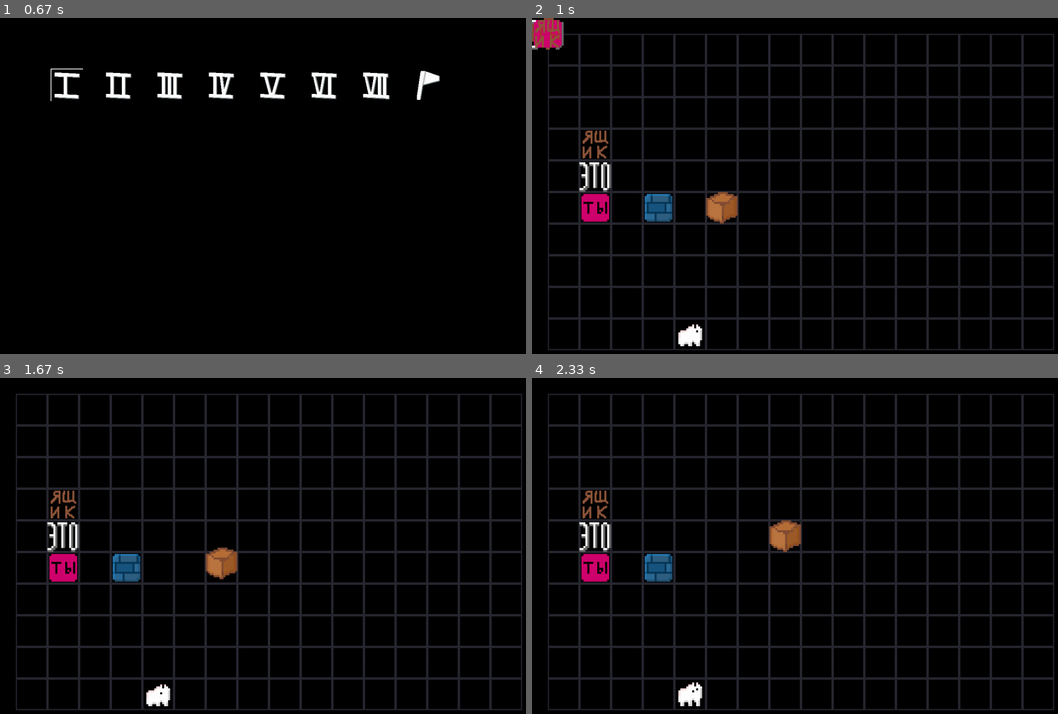
Above: before the commit, frames 1-4 (two rows, left to right).
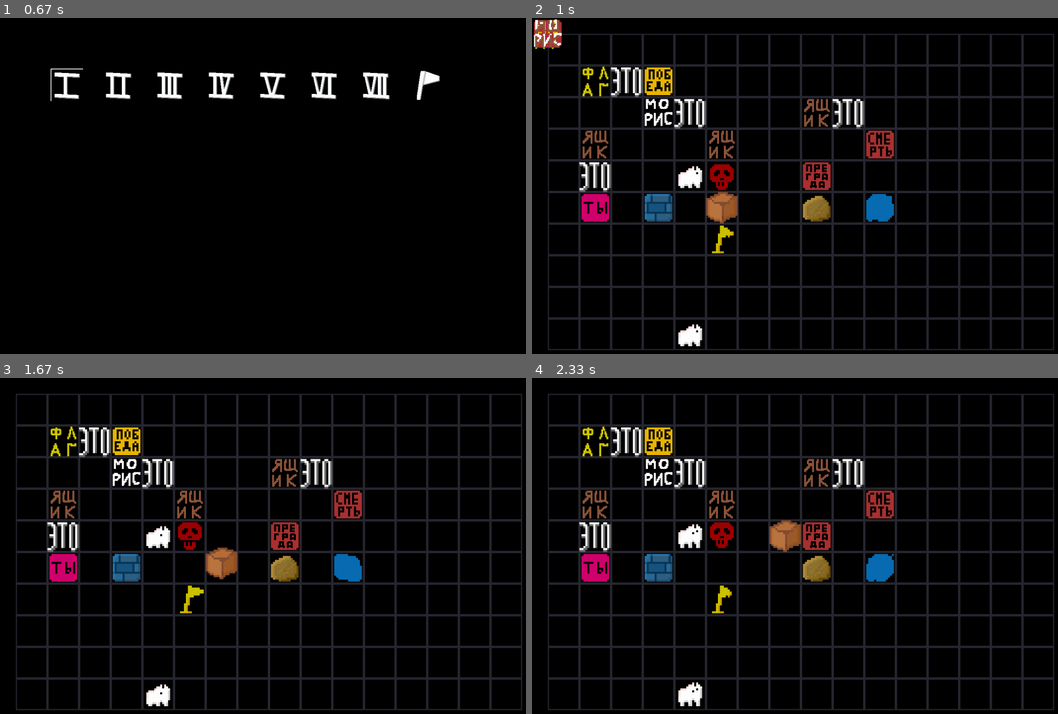
Above: after the commit, the same moments.

Repository: DIVERSIUMx/pygame-project
Game: pygame game, started from main.py
The game is run twice, just before and just after one commit, with the same random seed, the same clock (stepped at 60 frames per second) and the same inputs.
Inputs:
- Up to frame 1 (0.67 s): tap Enter at 0.33 s
- Up to frame 2 (1 s): tap Enter at 0.67 s
- Up to frame 3 (1.67 s): hold D 1.13-1.6 s; hold W from 1.63 s (still down)
- Up to frame 4 (2.33 s): release W at 1.93 s; hold D from 1.97 s (still down)

Frame 1 is identical in both runs. In frame 2, 4.4% of the frame differs, in the area x 0-69%, y 0-71%; in frame 3, 4.1%; in frame 4, 4.1%.

Commit message:
some coments and board.clear fix

Diff:
--- a/items.py
+++ b/items.py
@@ -1,6 +1,6 @@
 import pygame
 from sprites import ItemSprite, load_image
-from tric import Item, Rule, MainBoard
+from tric import Item, MainBoard
 
 
 class MegaItems(Item):  # Класс, к которому принадлежат все элементы
@@ -63,49 +63,43 @@
     sprite = ItemSprite("moris", load_image("moris.png"), 8)
     name = "Moris"
     color = (50, 250, 255)
-    rule = Rule()
 
 
 class Box(MegaItems):
     sprite = ItemSprite("box", load_image("box.png"))
     name = "Box"
     color = (150, 150, 0)
-    rule = Rule()
 
 
 class Wall(MegaItems):
     sprite = ItemSprite("wall", load_image("wall.png"))
     name = "Wall"
     color = (50, 50, 255)
-    rule = Rule()
 
 
 class Rock(MegaItems):
     sprite = ItemSprite("water", load_image("rock.png"))
     name = "Rock"
     color = 'orange'
-    rule = Rule()
 
 
 class Water(MegaItems):
     sprite = ItemSprite("water", load_image("water.png"), 6)
     name = "Water"
     color = (0, 0, 255)
-    rule = Rule()
 
 
 class Flag(MegaItems):
     sprite = ItemSprite("flag", load_image("flag.png"), 6)
     name = "Flag"
     color = (0, 0, 255)
-    rule = Rule()
 
 
 class Skull(MegaItems):
     sprite = ItemSprite("skull", load_image("skull.png"), 4)
     name = "Flag"
     color = (0, 0, 255)
-    rule = Rule()
+
 
 # Игровые доски
 board = MainBoard(16, 10, 80)
--- a/main.py
+++ b/main.py
@@ -117,13 +117,11 @@
 def test(self: MainBoard):
     """В эту функцию пихать все для тестов"""
     self.board[4][4] = [items.moris]
-    self.rules[items.Moris].you = True
     # self.rules[items.Moris].weak = False
 
     self.board[6][5] = [items.flag]
     self.board[4][5] = [items.skull]
     self.board[5][5] = [items.box]
-    self.rules[items.Box].set_colide_type(90)
     # self.rules[items.Box].weak = True
 
     self.board[5][8] = [items.rock]
@@ -138,15 +136,8 @@
     self.board[2][3] = [Rules_and_blocks.ActiveBlocksObject("moris", self)]
     self.board[2][4] = [Rules_and_blocks.ActiveBlocksIS(self)]
     self.board[3][5] = [Rules_and_blocks.ActiveBlocksObject("box", self)]
-    # self.rules[Rules_and_blocks.ActiveBlocksObject].set_colide_type(90)
-    self.rules[Rules_and_blocks.ActiveBlocksObject].push = True
-    # self.rules[Rules_and_blocks.ActiveBlocksIS].set_colide_type(90)
-    self.rules[Rules_and_blocks.ActiveBlocksIS].push = True
-    # self.rules[Rules_and_blocks.ActiveBlocksAction].set_colide_type(90)
-    self.rules[Rules_and_blocks.ActiveBlocksAction].push = True
     self.board[5][10] = [items.Water(self)]
     # self.rules[items.Water].silk = True
-    self.rules[items.Wall].set_colide_type(100)
     print(issubclass(items.Box(self).__class__, items.MegaItems))
     print(self.board)
 
@@ -167,7 +158,7 @@
     undo_count = 0
     running = True
     BlockSprite((0, height), width)
-    # test(board)
+    test(board)
 
     board.generate_sprites()
     end_image = pygame.Surface(screen_size)
--- a/sprites.py
+++ b/sprites.py
@@ -15,7 +15,7 @@
         return pygame.image.load(os.path.join("data", "sprite", "ohno.png"))
 
 
-class SlideSprite(pygame.sprite.Sprite):
+class SlideSprite(pygame.sprite.Sprite):  # Спрайт для плавного сдвига
     def __init__(self, image, start_pos, end_pos, time):
         super().__init__(all_sprites, end_screen_sprites)
         self.end_pos = end_pos
@@ -33,6 +33,7 @@
             self.cur_time += 1
 
 
+# Спрайт для отображения времени в формате мм:сс
 class TimeCounterSprite(pygame.sprite.Sprite):
     def __init__(self, rect: pygame.Rect):
         super().__init__(all_sprites, end_screen_sprites)
@@ -48,13 +49,11 @@
             2, "0") + ":" + str(self.value % 60).rjust(2, "0"), 1, (255, 255, 255))
 
 
-class ResultShowSprite(pygame.sprite.Sprite):
+class ResultShowSprite(pygame.sprite.Sprite):  # Спрайт отображения результата
     def __init__(self, rect: pygame.Rect, nums_count):
         super().__init__(all_sprites, end_screen_sprites)
         self.nums_count = nums_count
         self.rect = rect
-        # self.image = pygame.Surface((self.rect.width, self.rect.height))
-        # self.font_size = self.rect.width / nums_count
         self.font = pygame.font.Font(None, self.rect.width // nums_count)
         self.value = 0
         self.image = self.font.render(str(self.value).rjust(
@@ -66,7 +65,7 @@
             self.nums_count, "0"), 1, (255, 255, 255))
 
 
-class BlockSprite(pygame.sprite.Sprite):
+class BlockSprite(pygame.sprite.Sprite):  # Спрайт блокировки частиц
     def __init__(self, pos, width):
         super().__init__(all_sprites, block_sprites)
         self.image = pygame.Surface((width, 30))
@@ -75,7 +74,7 @@
         self.rect.y = pos[1]
 
 
-class ItemSprite(pygame.sprite.Sprite):
+class ItemSprite(pygame.sprite.Sprite):  # Спрайт объекта
     def __init__(self, filename, file, colums=1, rows=1):
         self.die_soon = False
         self.moving = False
@@ -118,7 +117,7 @@
     def copy(self):
         return ItemSprite(self.filename, self.im, self.colums, self.rows)
 
-    def move(self, pos):
+    def move(self, pos):  # Задаётся позиция для перемешения
         global FROZE
         self.move_stage = 0
         self.target = pos
@@ -127,20 +126,20 @@
         FROZE[0] = True
         self.moving = True
 
-    def die(self):
+    def die(self):  # Смерть, спрайт "Рассыпается"
         if self.moving:
             self.die_soon = True
         else:
             for x in range(8):
                 for y in range(8):
                     ParticleSprite(self.image.subsurface(
-                        x * 10, y * 10, 10, 10), x * 10 + self.rect.x, y * 10 + self.rect.y, random.randint(-10, 10), random.randint(-10, 10), 0.98, 180)
+                        x * 10, y * 10, 10, 10), x * 10 + self.rect.x, y * 10 + self.rect.y, random.randint(-10, 10), random.randint(-10, 10), 180)
             FROZE[0] = False
             self.kill()
 
 
-class ParticleSprite(pygame.sprite.Sprite):
-    def __init__(self, image, x, y, vecx, vecy, scale_multiplicator, live_time):
+class ParticleSprite(pygame.sprite.Sprite):  # Спрайт частици
+    def __init__(self, image, x, y, vecx, vecy, live_time):
         super().__init__(all_sprites, particle_sprites)
         self.collided = False
         self.image = image
@@ -149,15 +148,14 @@
         self.rect.y = y
         self.dx = vecx
         self.dy = vecy
-        self.scale_factor = scale_multiplicator
         self.live_time = live_time
 
     def update(self):
         self.rect = self.rect.move(self.dx, self.dy)
         if self.dy < 10:
             self.dy += 0.4
-        # self.image = pygame.transform.scale(self.image, (self.image.get_width(
-        # ) * self.scale_factor, self.image.get_height() * self.scale_factor))
+
+        # Частица может отпрыгнуть с шансом 50% если ещё не отпрагнула
         if not self.collided and pygame.sprite.spritecollideany(self, block_sprites) and self.dy > 0:
             if random.randint(0, 1):
                 self.dy = -self.dy
--- a/tric.py
+++ b/tric.py
@@ -1,34 +1,14 @@
 # На счет имени пока назвал так, потом поменяем FIXME
 import pygame
-from sprites import ItemSprite, load_image, item_sprites
-
-
-class Rule:
-    def __init__(self):
-        self.rules = []
-        self.colide_type = 0
-        self.weak = False
-        self.sink = False
-        self.you = False
-
-    def add_rule(self, rule_name: str):
-        self.rules.append(rule_name)
-
-    def set_colide_type(self, new):
-        if self.colide_type < 50:
-            self.colide_type = max(self.colide_type, new)
-        elif new > 50:
-            self.colide_type = min(self.colide_type, new)
+from sprites import ItemSprite, load_image, item_sprites, end_screen_sprites, item_sprites
 
 
 class MainBoard:
-    # (удаленные предметы, добавленные)
-    history_items: list[tuple[list, list]] = []
-
-    check_poses: list[tuple[int, int]] = []
-    move_sprites: list = []
-    intereaction: list = []
-    rules: dict[type, Rule] = dict()
+    history_items: list[tuple[list, list]] = []  # история изменений
+
+    check_poses: list[tuple[int, int]] = []  # для проверки измененных позиций
+    move_sprites: list = []  # для обозначения перемещенных спрайтов
+    intereaction: list = []  # для проверки взаимодействия с обектами правил
     sprites: dict[tuple[str, int, int], ItemSprite] = dict()
 
     def __init__(self, width: int, height: int, cell_size: int):
@@ -39,14 +19,14 @@
         self.left = cell_size // 2
 
         self.board = [[list()] * width for _ in range(height)]
-        """print(self.board)"""
-
+
+    # получение размеров экрана для корректного отображения доски
     def get_screen_size(self):
         return self.width * self.cell_size + (
             2 * self.left
         ), self.height * self.cell_size + (2 * self.top)
 
-    def render(self, surface):
+    def render(self, surface):  # ренрер самой доски
         for y, row in enumerate(self.board):
             for x, cell in enumerate(row):
                 rect = (
@@ -60,7 +40,7 @@
                 #     for item in cell:
                 #         item.render(surface, rect)
 
-    def you_go(self, event_key):
+    def you_go(self, event_key):  # Определение клавиши выбор направления движения персонажей
         you_go_delta = 0, 0
         if event_key == pygame.K_w:
             you_go_delta = 0, -1
@@ -75,7 +55,7 @@
 
         return self.move(you_go_delta)
 
-    def undo(self):
+    def undo(self):  # Отмена хода
         if len(self.history_items) != 0:
             from Rules_and_blocks import ActiveBlocks, search_for_rules
             self.intereaction = []
@@ -94,23 +74,28 @@
                 sprite.kill()
             self.generate_sprites()
 
-    def clear(self):
+    def clear(self):  # Отчистка доски для перехода между уровнями
         self.board = [[list()] * self.width for _ in range(self.height)]
-
-    def move(self, you_go_delta):
+        self.history_items = []
+        self.sprites = {}
+        for sprite in item_sprites:
+            sprite.kill()
+        for sprite in end_screen_sprites:
+            sprite.kill()
+
+    def move(self, you_go_delta):  # Функция обработки самого хода
         self.history_items.append(([], []))
         self.move_sprites = []
         self.check_poses = []
         from Rules_and_blocks import search_for_rules
 
-        """Функция для обработки хода"""
         self.intereaction = list()
         self.new_board = [[[c for c in i] for i in r] for r in self.board]
         for y, row in enumerate(self.board):
             for x, cell in enumerate(row):
                 for item in cell:
                     if item.you:
-                        colide_res = item.try_step(
+                        item.try_step(
                             (x, y), (x + you_go_delta[0], y + you_go_delta[1])
                         )
         cur_sp = self.sprites.copy()
@@ -123,6 +108,7 @@
         if len(self.check_poses) == 0:
             self.history_items.pop(-1)
         else:
+            # Проверка измененных клеток и привидение их согласно правилам
             for i, (x, y) in enumerate(self.check_poses):
                 exists = set()
                 rm_indexes = []
@@ -184,10 +170,11 @@
             if sprite not in self.sprites.values() and not sprite.die_soon:
                 sprite.kill()
 
-        if len(self.intereaction) != 0:
-            self.total_check()
-
-    def total_check(self):
+        if self.intereaction:
+            if self.total_check():
+                return True
+
+    def total_check(self):  # Полная проверка поля после изменения правил
         for x in range(self.width):
             for y in range(self.height):
                 exists = set()
@@ -242,7 +229,7 @@
                     elif you_here and win_here:
                         return True
 
-    def generate_sprites(self):
+    def generate_sprites(self):  # Генерация спрайтов согласно положению объектов на доске
         self.sprites = {}
         for y, row in enumerate(self.board):
             for x, cell in enumerate(row):
@@ -262,18 +249,13 @@
 
     def __init__(self, board: MainBoard):
         self.board = board
-        if type(self) not in self.board.rules.keys():
-            self.rule = Rule()
-            self.board.rules[type(self)] = self.rule
-        else:
-            self.rule = self.board.rules[type(self)]
-
-    def die(self, x, y):
+
+    def die(self, x, y):  # Смерть предмета, удаление спрайта
         self.board.sprites[self.sprite.filename, x, y].die()
         self.board.sprites.pop((self.sprite.filename, x, y))
 
-    def try_step(self, old, new):  # V3
-        # содержимое функции, ВАС ПРЕДУПРЕДИЛИ  WARN:
+    # V3, проверка, может ли предмет передвинуться учитывая правила stop и push
+    def try_step(self, old, new):
         x = new[0]
         y = new[1]
 
@@ -294,17 +276,13 @@
                 if item.stop and not item.push:
                     return False
                 elif item.push:
-                    colide_res = item.try_step(
+                    item.try_step(
                         new, (2 * x - x1, 2 * y - y1))
                     continue
-                    # if colide_res:
-                    #     self.step(old, new)
-                    # else:
-                    #     return False
             self.step(old, new)
             return True
 
-    def step(self, old, new):
+    def step(self, old, new):  # Перемешение объекта
         self.board.history_items[-1][0].append((self, *old))
         self.board.history_items[-1][1].append((self, *new))
         self.board.check_poses.append(new)
@@ -319,22 +297,9 @@
             self.board.new_board[new[1]][new[0]].append(self)
             self.board.new_board[old[1]][old[0]].remove(self)
 
-    def render(self, surface, rect):
+    def render(self, surface, rect):  # Отладочный рендер обекта
         pygame.draw.rect(surface, self.color, rect)
         text = pygame.font.Font(None, self.board.cell_size // 2).render(
             self.name, True, (0, 0, 0)
         )
         surface.blit(text, rect[:2])
-        # self.board.rules
-
-    def __getitem__(self, key):
-        return key in self.rule.rules
-
-    # def __repr__(self):
-    #     return self.name
-    #
-    # def __eq__(self, other):
-    #     return self.name == other.name
-    #
-    # def __hash__(self):
-    #     return hash(self.name)
